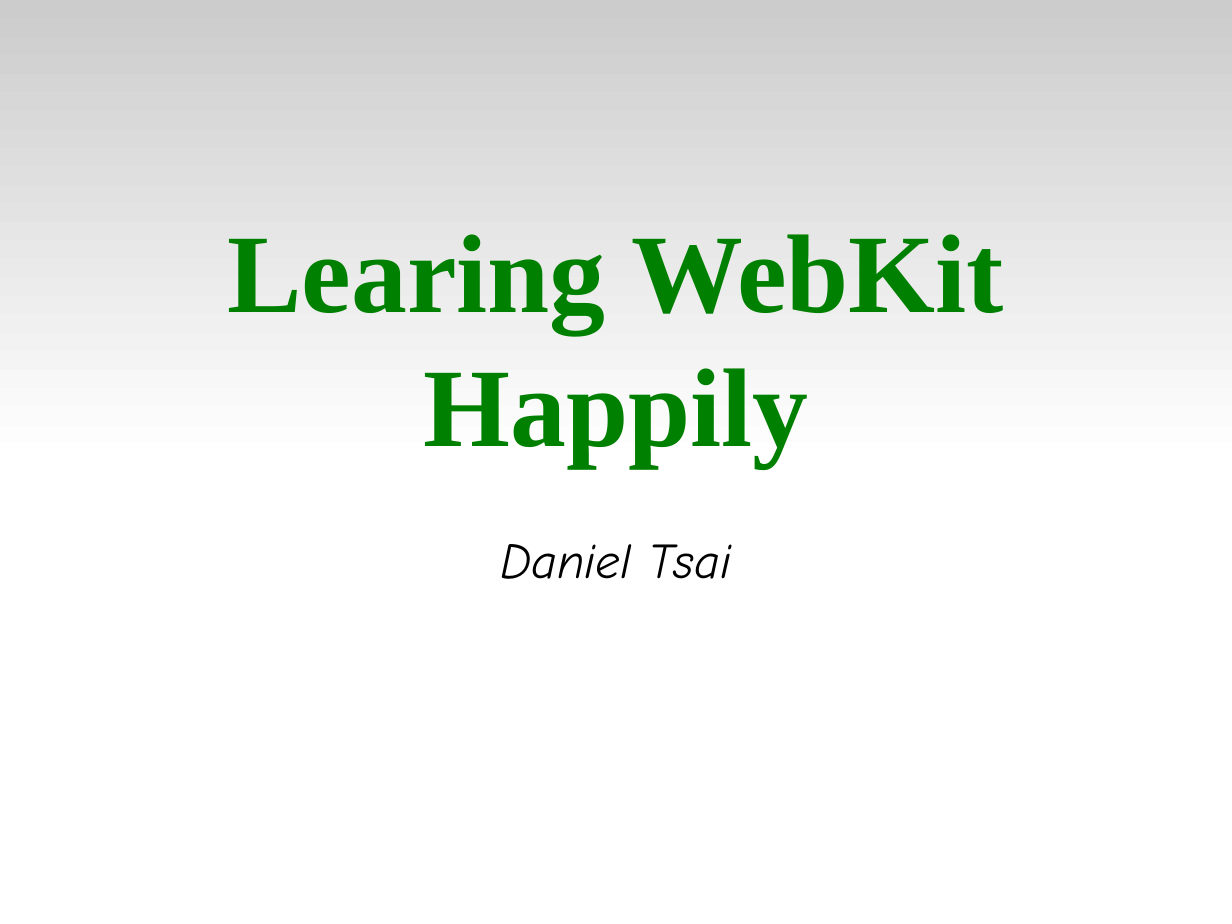
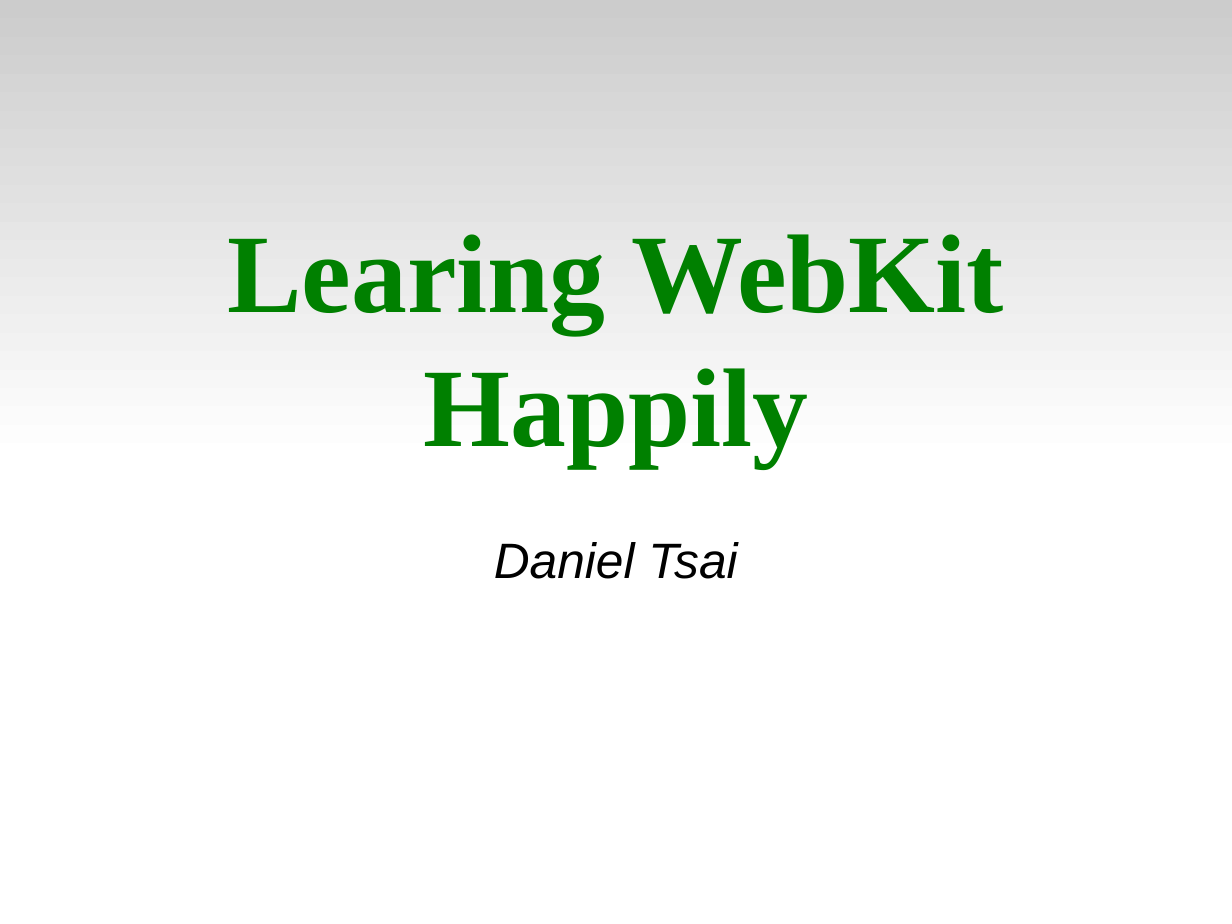
Before and after one commit to tsaicw/browser_research, a slide deck: slide 1 of WebKit/WebKit.odp. Drawn at 1232x924 pixels with LibreOffice and Linux fonts; fonts in the diff are those of the drawing. Boxes give left, top, right and bottom in pixels: in the first picture for what was removed or moved away, otherwise in the second. Text is boxed around its words. In the diff, an @@ line names an element or a change of style, - is before the commit and + after.

```diff
--- a/WebKit/WebKit.odp
+++ b/WebKit/WebKit.odp
@@ subtitle at (x1=494, y1=542, x2=737, y2=579): font Comic Neue to Arial in "Daniel Tsai" @@
```
Also in this commit, not shown: 1 other slide changed.
